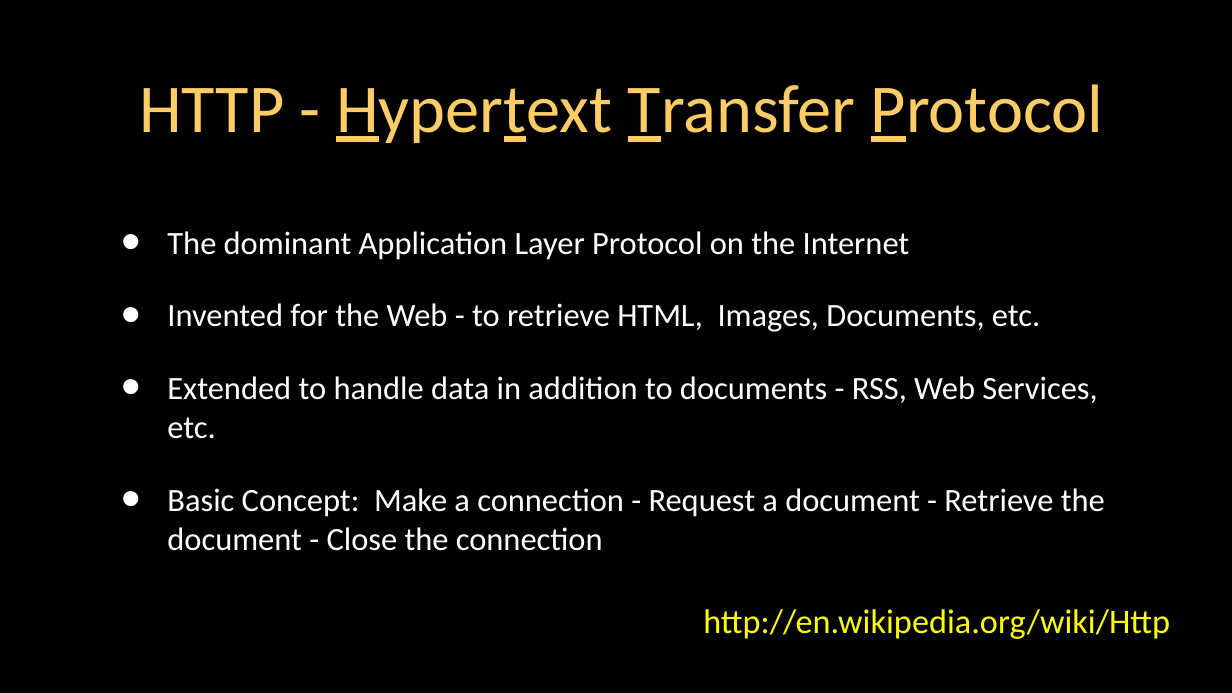
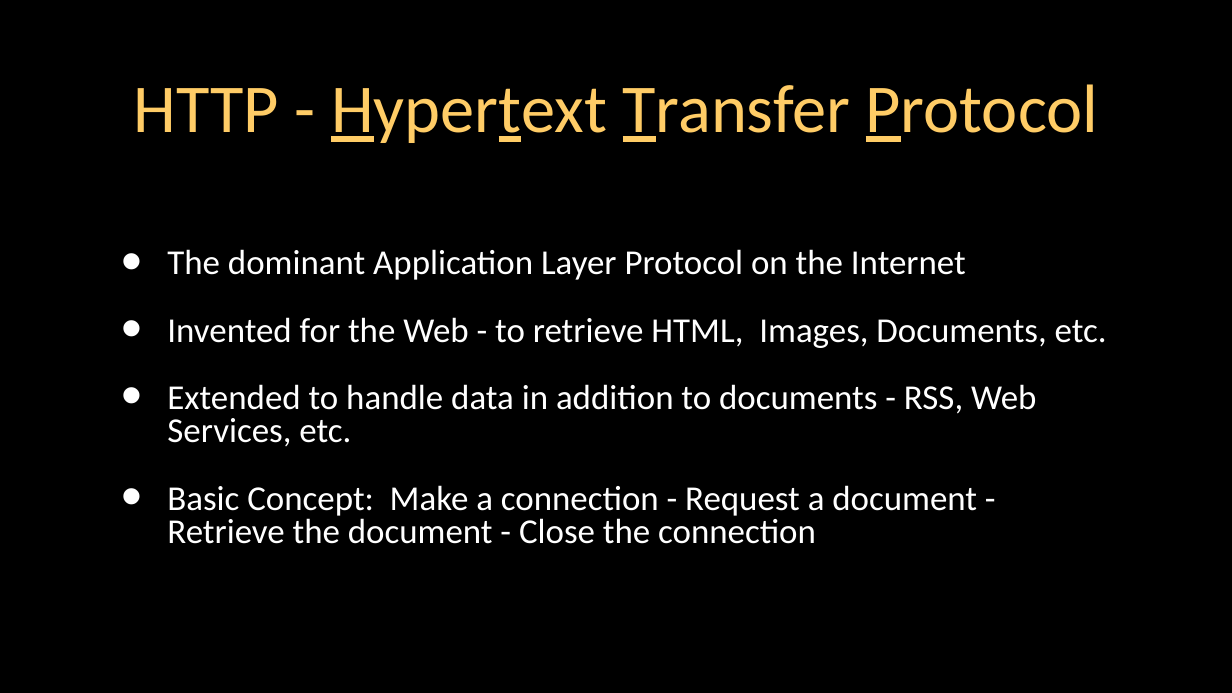
Before and after one commit to csev/dj4e, a slide deck: slide 3 of lectures/Web-01-HTTP.ppt. Drawn at 1232x693 pixels with LibreOffice and Linux fonts; fonts in the diff are those of the drawing. Boxes give left, top, right and bottom in pixels: in the first picture for what was removed or moved away, otherwise in the second. Text is boxed around its words. In the diff, an @@ line names an element or a change of style, - is before the commit and + after.

```diff
--- a/lectures/Web-01-HTTP.ppt
+++ b/lectures/Web-01-HTTP.ppt
@@ title "HTTP - Hypertext Transfer Protocol": place and size @@
-title "HTTP - Hypertext Transfer Protocol" at (139, 84, 1104, 143)
+title "HTTP - Hypertext Transfer Protocol" at (134, 84, 1099, 143)
@@ text "The dominant Application Layer Protocol ..." at (167, 249, 1107, 544): size 19 to 20.4 pt; line spacing 1 to 0.8 @@
@@ text removed at (703, 609, 1170, 639) @@
-http://en.wikipedia.org/wiki/Http
```
Also in this commit, not shown: 6 other slides changed, 1 slide added, 1 slide removed.
